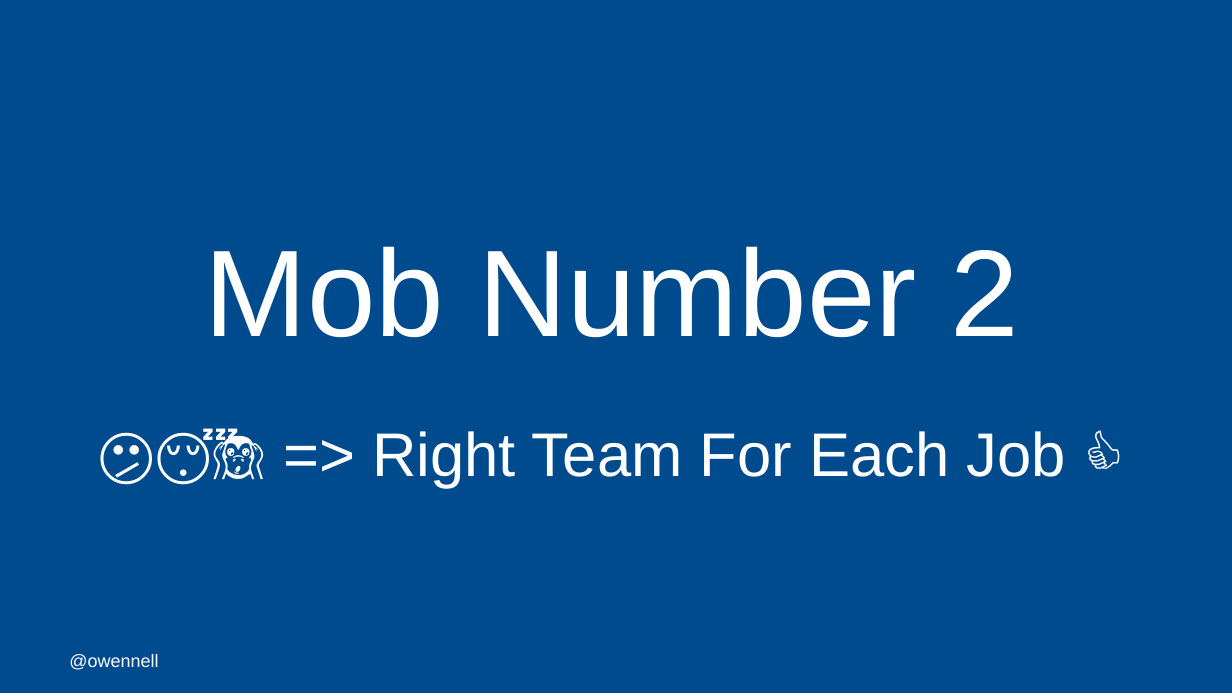
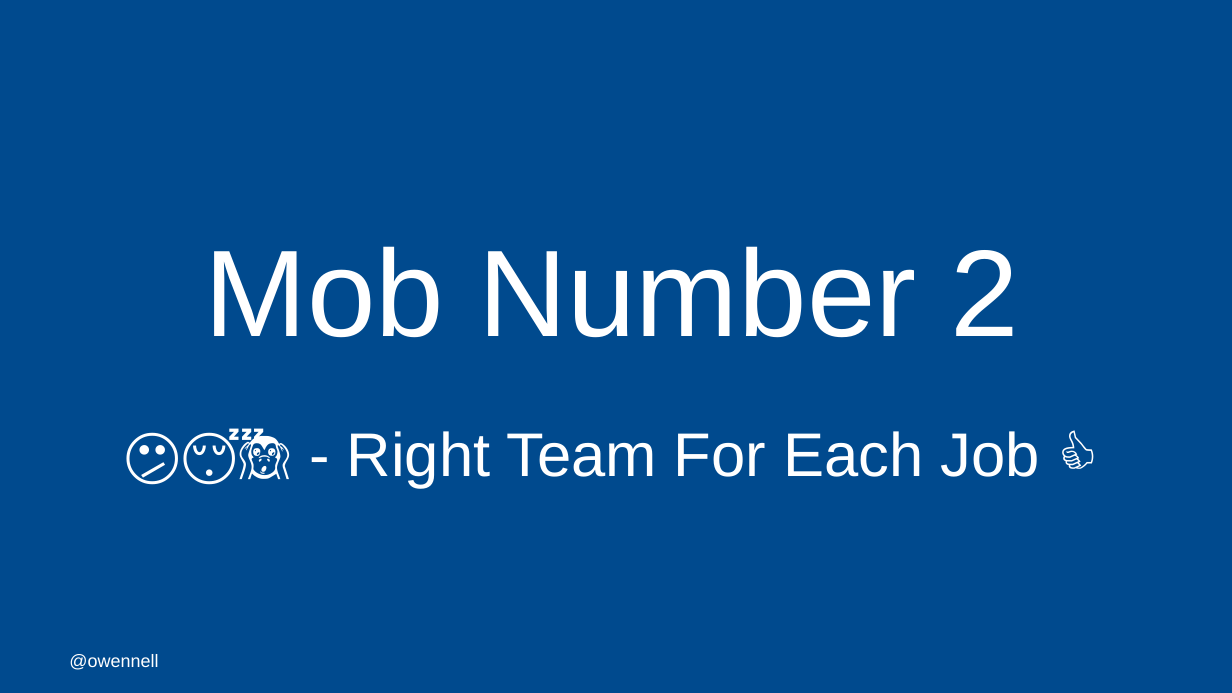
Before and after one commit to oliwennell/talks, a slide deck: slide 39 of a-mob-mentality.pptx. Drawn at 1232x693 pixels with LibreOffice and Linux fonts; fonts in the diff are those of the drawing; background and template pictures are left out. Boxes give left, top, right and bottom in pixels: in the first picture for what was removed or moved away, otherwise in the second. Text is boxed around its words. In the diff, an @@ line names an element or a change of style, - is before the commit and + after.

```diff
--- a/a-mob-mentality.pptx
+++ b/a-mob-mentality.pptx
@@ text at (347, 431, 1040, 488): text changed @@
-😕😴🙉 => Right Team For Each Job 👍
+😕😴🙉 - Right Team For Each Job 👍
```
Also in this commit, not shown: 1 other slide changed, 1 other file.
